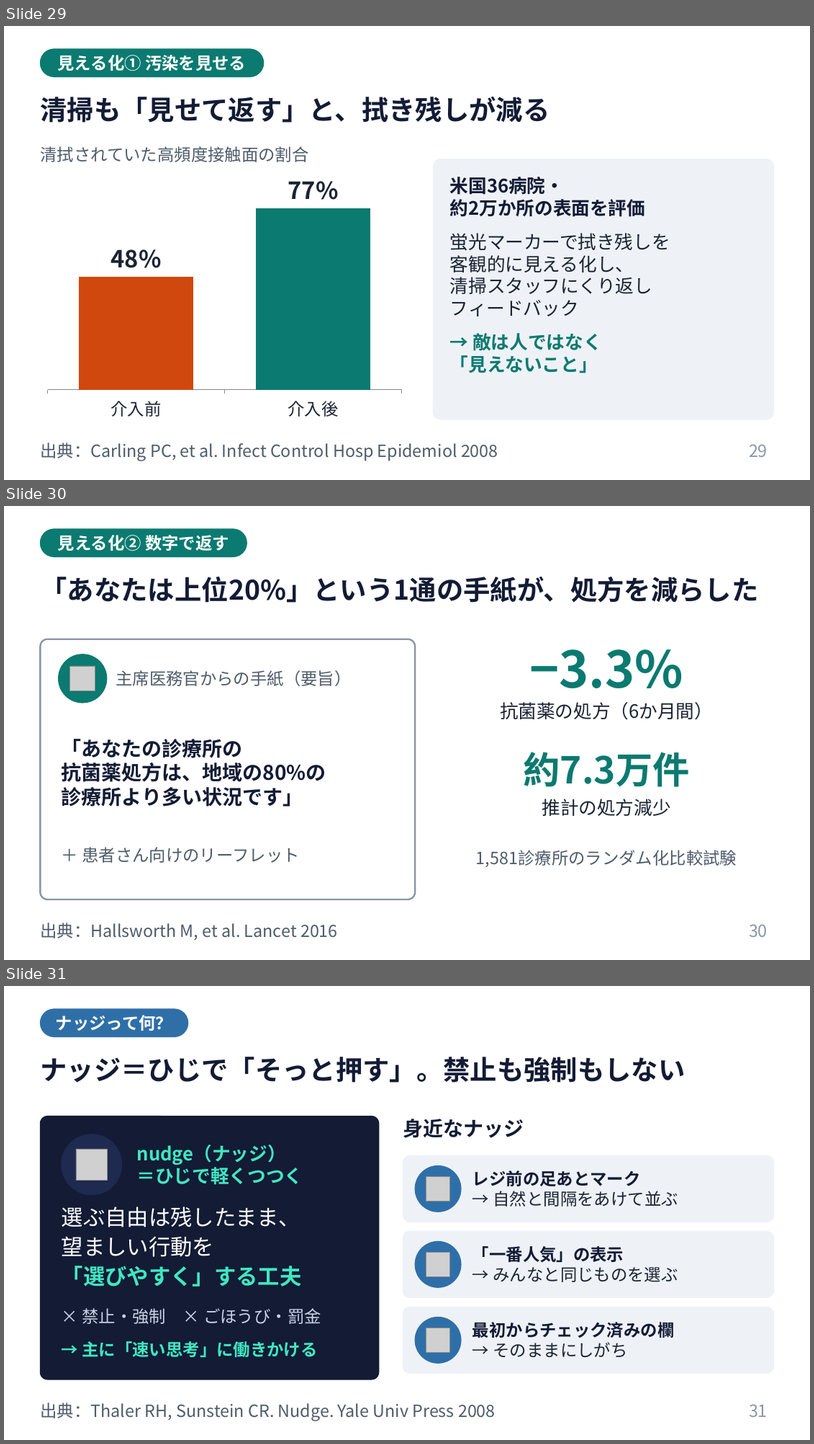
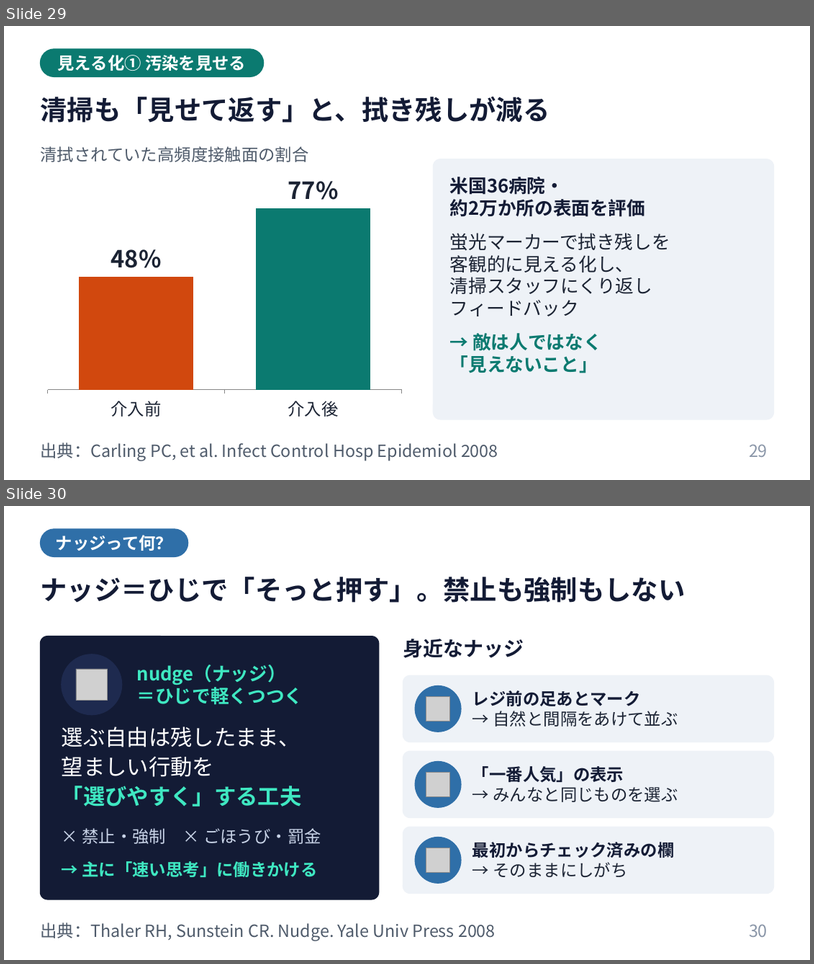
Before and after one commit to nsuzuki88-bit/my-web, a slide deck: lectures/behavioral-science-invisible-enemy/行動科学は感染対策の見えない敵を可視化する.pptx. Shown one above the other, each under a label of ours: slides 29, 30 and 31 before the commit, slides 29 and 30 after it. The pictures are 814x1444 and 814x964 pixels, drawn with LibreOffice and Linux fonts; fonts in the diff are those of the drawing; grey boxes stand for pictures. Boxes give left, top, right and bottom in pixels: in the first picture for what was removed or moved away, otherwise in the second. Text is boxed around its words. In the diff, an @@ line names an element or a change of style, - is before the commit and + after.

```diff
--- a/lectures/behavioral-science-invisible-enemy/行動科学は感染対策の見えない敵を可視化する.pptx
+++ b/lectures/behavioral-science-invisible-enemy/行動科学は感染対策の見えない敵を可視化する.pptx
@@ slide 30 removed at (4, 506, 810, 960), background #FFFFFF @@
@@ rounded rectangle removed at (40, 529, 247, 557) @@
@@ text removed at (58, 535, 229, 551) @@
-見える化② 数字で返す
@@ text removed at (40, 577, 759, 602) @@
-「あなたは上位20%」という1通の手紙が、処方を減らした
@@ rounded rectangle removed at (40, 639, 415, 899) @@
@@ ellipse removed at (59, 654, 107, 703) @@
@@ text removed at (530, 649, 684, 688) @@
-−3.3%
@@ picture removed at (70, 666, 95, 691) @@
@@ text removed at (116, 670, 351, 686) @@
-主席医務官からの手紙（要旨）
@@ text removed at (500, 702, 713, 720) @@
-抗菌薬の処方（6か月間）
@@ text removed at (62, 739, 327, 806) @@
-「あなたの診療所の
-抗菌薬処方は、地域の80%の
-診療所より多い状況です」
@@ text removed at (523, 752, 689, 787) @@
-約7.3万件
@@ text removed at (542, 798, 671, 816) @@
-推計の処方減少
@@ text removed at (82, 847, 299, 862) @@
-＋ 患者さん向けのリーフレット
@@ text removed at (476, 849, 737, 867) @@
-1,581診療所のランダム化比較試験
@@ text removed at (40, 922, 338, 939) @@
-出典：Hallsworth M, et al. Lancet 2016
@@ page number removed at (749, 924, 768, 937) @@
-30
@@ what was slide 31 is now slide 30 @@
@@ page number at (749, 924, 768, 937): text changed @@
-31
+30
```
Also in this commit, not shown: 4 slides changed, 6 other files.
